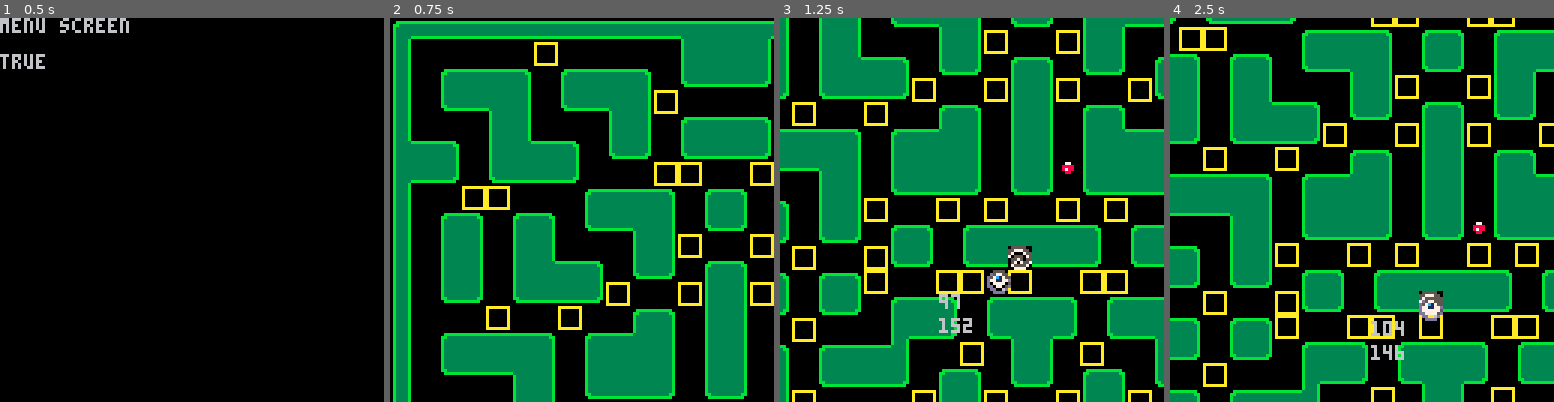
Above: before the commit, frames 1-4 (left to right).
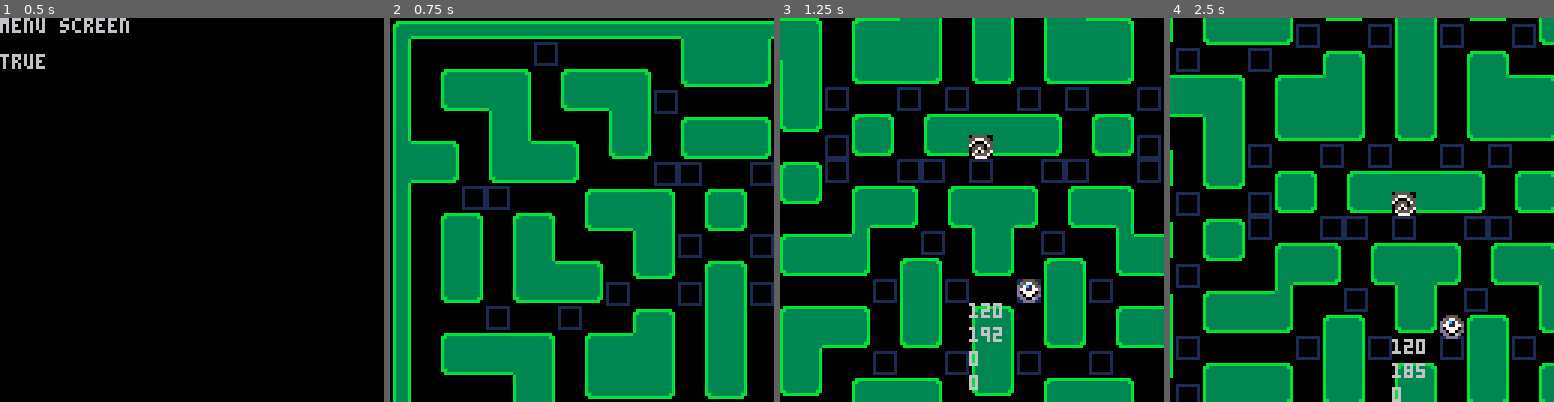
Above: after the commit, the same moments.

Repository: gnarza/CreepyCrawlers
Game: PICO-8 cartridge src/creepycrawler.p8
Two runs of this game, one before a commit and one after it. Both use one fixed random seed, a clock stepped at 60 frames per second and the inputs below.
Inputs:
- Up to frame 1 (0.5 s): tap X (X key) at 0.33 s
- Up to frame 2 (0.75 s): tap O (Z key) at 0.7 s
- Up to frame 3 (1.25 s): tap X (X key) at 1.07 s
- Up to frame 4 (2.5 s): hold Right 1.6-2.1 s; tap O (Z key) at 1.7, 2.1 s; tap X (X key) at 1.85 s; hold Up 2.15-2.42 s; hold Right from 2.47 s (still down)

Frame 1 is identical in both runs. In frame 2, 2.4% of the frame differs, in the area x 18-100%, y 6-82%; in frame 3, 67%; in frame 4, 68%, in the area x 0-100%, y 0-100%.

Commit message:
Opponent Crawler Movement
Implemented the crawler movement so far, and beginning to set up spawning manager.

Diff:
--- a/src/creepycrawler.p8
+++ b/src/creepycrawler.p8
@@ -75,12 +75,11 @@
 -- flags
 -- wall:0
 -- spawn spot:1
--- tunnel:2
 -- enemyhead:3
 -- enemybody:4
 -- playerhead:5
 -- playerbody:6
-
+-- turning point:7
 
 function play_init()
  update=play_update
@@ -88,8 +87,6 @@
 
  centerX=108
  centerY=120
-
- spawns={{104,144}}
 
  cam={}
  cam.x=0
@@ -97,23 +94,48 @@
  cam.toX=0
  cam.toY=0
 
+ opp = {0,0}
+
  crawlers={}
  bugs={}
-
--- timer
+ levels={}
+
+ spwn1=make_spawning_manager()
+ make_level(spwn1,1)
+
+ spwn2=make_spawning_manager()
+ spwn2.bugFreq={600,900,1200,1500,1800,2700,0,0,0}
+ spwn2.bugLife={600,600,450,300,300,300,0,0,0}
+ spwn2.crawlerFreq={300,300,300,300,300,150,150,150,150}
+ spwn2.crawlerLen={2,3,4,5,7,8,9,10,11}
+ spwn2.crawlerSpawned={2,3,3,4,4,4,5,5,5}
+ spwn2.e={0.9,0.7,0.5,0.3,0.1,0,0,0,0}
+ spwn2.m={0.1,0.3,0.5,0.7,0.9,0.9,0.7,0.5,0.3}
+ spwn2.h={0,0,0,0,0,0.1,0.3,0.5,0.7}
+ make_level(spwn2,2)
+
+ spwn3=make_spawning_manager()
+ spwn3.bugFreq={600,1200,1800,2700,3600,0,0,0,0}
+ spwn3.bugLife={450,450,300,300,300,0,0,0,0}
+ spwn3.crawlerFreq={300,300,300,300,300,150,150,150,150}
+ spwn3.crawlerLen={2,3,5,6,7,8,10,11,12}
+ spwn3.crawlerSpawned={3,3,4,4,4,5,5,5,5}
+ spwn3.e={0.3,0.2,0.1,0,0,0,0,0,0}
+ spwn3.m={0.7,0.8,0.7,0.5,0.3,0.1,0,0,0}
+ spwn3.h={0,0,0.2,0.5,0.7,0.9,1,1,1}
+ make_level(spwn3,3)
+
+
+-- timer for tail draw and spawning
  t=0
-
- pl=make_crawler(112,152)
+ s=0
+
+ pl=make_crawler(112,192)
  pl.sprite=32
-
+ pl.pl=true
  -- start by going right
- change_dir(pl,-1,0)
-
- -- for development purposes
- -- delete later
- make_bug(112,128)
- change_dir(bugs[1], 1,0)
- bugs[1].state=2
+ change_dir(pl,1,0)
+
 end
 
 function play_update()
@@ -131,18 +153,48 @@
 
 	draw_crawlers()
   draw_bugs()
-  -- print(bugs[1].lifecyle,pl.x-16,pl.y)
+  print(opp[1],pl.x-16,pl.y+32)
+  print(opp[2],pl.x-16,pl.y+24)
   print(pl.x, pl.x-16,pl.y+8)
   print(pl.y, pl.x-16,pl.y+16)
 end
 
 -- [[ Make Methods For Play State ]]
+function make_level(spwn,level)
+  local l={}
+  l.level=level or 1
+  l.spwnMgr=spwn
+
+  add(l,levels)
+end
+
+function make_spawning_manager()
+  local s={}
+  s.bugFreq={300,450,600,750,900,1050,0,0,0}
+  s.bugLife={600,600,600,600,450,300}
+  -- no more than this amount of bugs can exist on the map at a time
+  s.bugSpawned={1,1,1,1,1,1,0,0,0}
+
+  s.crawlerFreq={300,300,300,300,300,300,300,300,150,150}
+  s.crawlerLen={1,2,3,4,5,6,7,8,9,10}
+  -- no more than this amount of crawlers can exist on the map at a time
+  s.crawlerSpawned={1,2,2,3,3,3,4,4,4}
+
+  s.spawns={{104,144}}
+  s.tunnels={{0,144},{216,144}}
+
+  s.e={1,0.9,0.8,0.7,0.6,0.5,0.2,0.1,0}
+  s.m={0,0.1,0.2,0.3,0.4,0.5,0.8,0.9,1}
+  s.h={0,0,0,0,0,0,0,0,0}
+
+  return s
+end
 
 function make_bug(x,y)
   local b={}
   b.x=x
   b.y=y
-  b.speed=1.2
+  b.speed=1.1
   b.dx=0
   b.dy=0
   b.sprite=34
@@ -152,7 +204,7 @@
   --states:
   --1=crawl/wander
   --2=evade
-  --3=terminate
+  --3=go back to spawning point
   b.state=1
 
   add(bugs,b)
@@ -160,6 +212,8 @@
 
 function make_crawler(x,y)
 	local c={}
+  -- is player?
+  c.pl=false
 	-- position
 	c.x=x
 	c.y=y
@@ -167,13 +221,24 @@
 	c.speed=1
 	c.dx=0
   c.dy=0
+  c.rest=0
   -- animation
-	c.sprite=16
+	c.sprite=48
 
   -- body
   c.length=0
   c.maxLength=10
   c.tail={}
+
+  -- states:
+  --1=crawl/wander
+  --2=evade
+  --3=chase
+  --4=bugging
+  c.state=1
+
+  c.bugx=0
+  c.bugy=0
 
   add(crawlers,c)
 	return c
@@ -230,11 +294,14 @@
   t+=1
   for a in all(crawlers) do
 
-    --bug collision and +1 tail node of same sprite
+    -- player collision code
+
     for b in all(bugs) do
+      -- if the bug gets eaten +1 tail node of the same sprite
       if(bugColl(a,b))then
         -- add a node to beginning identical
         local newTail={}
+        -- if(a.pl==true) tspr =
         add(newTail,tail_node(a,a.x,a.y))
         -- add the rest so that the newTail goes:
         -- {head,first,second,...,last}
@@ -243,16 +310,84 @@
         end
         a.tail=newTail
         a.length+=1
+        a.speed-=.1
+
+        -- check all the crawlers to make sure you delete and replace the
+        -- coords for bugx and bugy
+        for c in all(crawlers) do
+          if(c.bugx==b.x and c.bugy==b.y)then
+            c.state=1
+            c.bugx=0
+            c.bugy=0
+          end
+        end
+
         del(bugs,b)
       end
-      if(dist(a.x,a.y,b.x,b.y)<64)then
-        b.state=2
-      else
-        b.state=1
-      end
-    end
-
-    -- if not colliding with wall update x and y accordingly
+    end
+
+    -- this is to make sure crawlers don't have a bug set as target when
+    -- their lifecyle is over
+    if(#bugs==0)then
+      a.bugx=0
+      a.bugy=0
+      if(a.state==4)then
+        a.state=1
+      end
+    end
+
+    -- change the state of opponent crawlers
+    if(a.pl==false)then
+      -- chase if tail longer than player
+      if(a.length >= pl.length)then
+        a.state=3
+        a.rest+=1
+      -- evade if player close by and tail shorter
+      elseif(dist(pl.x,a.x,pl.y,a.y)<80 and a.length < pl.length)then
+        a.state=2
+      --rest if its been in chase mode for > one minute
+      elseif(a.rest>1800 and a.state==3)then
+        if(a.rest>3150)then
+          r=0
+        end
+        a.state=1
+      end
+
+      -- bugging state if bug is close by to crawler and tail length meets
+      -- shorter than criteria
+      for e in all(bugs) do
+        if(dist(e.x,a.x,e.y,a.y)<80 and a.length < pl.length)then
+          a.state=4
+          a.bugx=e.x
+          a.bugy=e.y
+        end
+      end
+    end
+
+    -- depending on the state of the opponent crawlers change the direction when
+    -- colliding with wall or at a fork
+    if(a.pl==false and (atFork(a)==true or wallColl(a)==true))then
+      --1=crawl/wander
+      if(a.state==1)then
+        rnd_mv(a)
+
+      --2=evade
+      elseif(a.state==2) then
+        opp=opp_quad(pl)
+        trg_mv(a,opp[1],opp[2])
+
+      --3=chase
+      elseif(a.state==3)then
+        trg_mv(a,pl.x,pl.y)
+
+      --4=bugging
+      elseif(a.state==4)then
+        trg_mv(a,a.bugx,a.bugy)
+
+      end
+    end
+
+    -- if not colliding with wall update x and y accordingly)
     if(wallColl(a)==false)then
       if(t>=8 and a.length!=0) then
         -- old head coordinates become first tail node
@@ -290,9 +425,10 @@
 
 function update_bugs()
 -- needs an algorithm for each state of the bug
--- then needs a spawning feature added.
+-- then needs a spawning manager added.
 
   for b in all(bugs) do
+    -- if the bug lifecyle is up go back to a spawning point and die
     if(b.lifecyle==0) then
       b.state=3
       if(atSpawn(b))then
@@ -303,12 +439,26 @@
       b.lifecyle-=1
     end
 
+    -- change the state of the bug depending on how far away the player is
+    -- also the current state must not be terminate
+    if(dist(pl.x,b.x,pl.y,b.y)<80 and b.state!=3)then
+      b.state=2
+    else
+      b.state=1
+    end
+
+    -- move according to the state the bug is in
     if(atFork(b) or wallColl(b))then
+      --1=crawl/wander
       if(b.state==1)then
         rnd_mv(b)
+
+      --2=evade
       elseif(b.state==2)then
-        local opp=opp_quad(pl)
+        opp=opp_quad(pl)
         trg_mv(b,opp[1],opp[2])
+
+      --3=terminate/go back to spawning point
       elseif(b.state==3)then
         trg_mv(b,spawns[1][1],spawns[1][2])
       end
@@ -586,16 +736,24 @@
 3333333333333333333333333333333333333333333333330bb3333333333bb0333333b00b3333330b333333333333b0333333b0333333333333333333333333
 3333333b3333333333333333b3333333bbbbbbbbbbbbbbbb00bbbbbbbbbbbb00b33333b00b33333b0b333333b33333b0333333b033333333b33333333333333b
 333333b033333333333333330b333333000000000000000000000000000000000b3333b00b3333b00b3333330b3333b0333333b0333333330b333333333333b0
-005555000055d50000000000aaaaaaaa055555000000000000000000000000000000000000000000000000000000000000000000000000000000000000000000
-0d5775500d55555000000000a000000a557775500000000000000000000000000000000000000000000000000000000000000000000000000000000000000000
-d57c1755d556555500077000a000000a570007550000000000000000000000000000000000000000000000000000000000000000000000000000000000000000
-d771177d65555d5d00888800a000000a705550750000000000000000000000000000000000000000000000000000000000000000000000000000000000000000
-d0777705dd55555d00878800a000000a055750550000000000000000000000000000000000000000000000000000000000000000000000000000000000000000
-dd07705ddd655d6d00088000a000000a057075570000000000000000000000000000000000000000000000000000000000000000000000000000000000000000
-0dd006d00dddddd000000000a000000a075555700000000000000000000000000000000000000000000000000000000000000000000000000000000000000000
-00dddd0000dd6d0000000000aaaaaaaa007777000000000000000000000000000000000000000000000000000000000000000000000000000000000000000000
+005555000055d5000000000011111111055555000000000000000000000000000000000000000000000000000000000000000000000000000000000000000000
+0d5775500d5555500000000010000001557775500000000000000000000000000000000000000000000000000000000000000000000000000000000000000000
+d57c1755d55655550007700010000001570007550000000000000000000000000000000000000000000000000000000000000000000000000000000000000000
+d771177d65555d5d0088880010000001705550750000000000000000000000000000000000000000000000000000000000000000000000000000000000000000
+d0777705dd55555d0087880010000001055750550000000000000000000000000000000000000000000000000000000000000000000000000000000000000000
+dd07705ddd655d6d0008800010000001057075570000000000000000000000000000000000000000000000000000000000000000000000000000000000000000
+0dd006d00dddddd00000000010000001075555700000000000000000000000000000000000000000000000000000000000000000000000000000000000000000
+00dddd0000dd6d000000000011111111007777000000000000000000000000000000000000000000000000000000000000000000000000000000000000000000
+009999000099a9000000000000000000000000000000000000000000000000000000000000000000000000000000000000000000000000000000000000000000
+0a9779900a9999900000000000000000000000000000000000000000000000000000000000000000000000000000000000000000000000000000000000000000
+a97b3799a99b99990000000000000000000000000000000000000000000000000000000000000000000000000000000000000000000000000000000000000000
+a773377ab9999a9a0000000000000000000000000000000000000000000000000000000000000000000000000000000000000000000000000000000000000000
+a0777709aa99999a0000000000000000000000000000000000000000000000000000000000000000000000000000000000000000000000000000000000000000
+aa07709aaab99aba0000000000000000000000000000000000000000000000000000000000000000000000000000000000000000000000000000000000000000
+0aa00aa00aaaaaa00000000000000000000000000000000000000000000000000000000000000000000000000000000000000000000000000000000000000000
+00aaaa0000aaba000000000000000000000000000000000000000000000000000000000000000000000000000000000000000000000000000000000000000000
 __gff__
-0001010101010101010101010101010101010101010101010101010101010101204000800200000000000000010101010000000000000000000000000000000000000000000000000000000000000000000000000000000000000000000000000000000000000000000000000000000000000000000000000000000000000000
+0001010101010101010101010101010101010101010101010101010101010101204000800200000000000000010101012040000000000000000000000000000000000000000000000000000000000000000000000000000000000000000000000000000000000000000000000000000000000000000000000000000000000000
 0000000000000000000000000000000000000000000000000000000000000000000000000000000000000000000000000000000000000000000000000000000000000000000000000000000000000000000000000000000000000000000000000000000000000000000000000000000000000000000000000000000000000000
 __map__
 1905050505050505050505051e1d1d1f05050505050505050505051800000000000000000000000000000000000000000000000000000000000000000000000000000000000000000000000000000000000000000000000000000000000000000000000000000000000000000000000000000000000000000000000000000000
